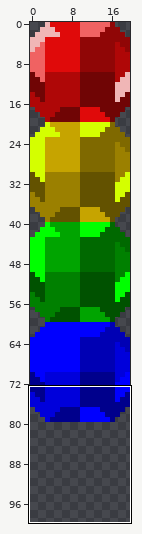
Two states of a sprite sheet, client/test/images/gems.png. Above: a wide view before the commit, with the close-up outlined.
Close-up. First the earlier version:
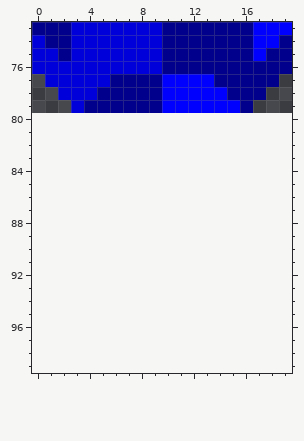
The file is 20x80 pixels. Shown: x 0..19, y 73..99. The old version is drawn lined up with the new one, on the new canvas.
After:
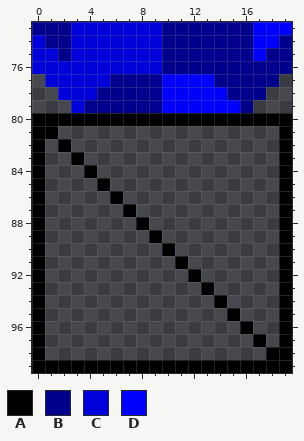
Palette (. is transparent): A #000000  B #00008c  C #0000db  D #0000ff
Edits made:
canvas 20x80 -> 20x100
@@ x 0..19 @@
  79 ...CBBBBBBDDDDDDB...
- 80 ....................
- 81 ....................
- 82 ....................
- 83 ....................
- 84 ....................
- 85 ....................
- 86 ....................
- 87 ....................
- 88 ....................
- 89 ....................
- 90 ....................
- 91 ....................
- 92 ....................
- 93 ....................
- 94 ....................
- 95 ....................
- 96 ....................
- 97 ....................
- 98 ....................
- 99 ....................
+ 80 AAAAAAAAAAAAAAAAAAAA
+ 81 AA.................A
+ 82 A.A................A
+ 83 A..A...............A
+ 84 A...A..............A
+ 85 A....A.............A
+ 86 A.....A............A
+ 87 A......A...........A
+ 88 A.......A..........A
+ 89 A........A.........A
+ 90 A.........A........A
+ 91 A..........A.......A
+ 92 A...........A......A
+ 93 A............A.....A
+ 94 A.............A....A
+ 95 A..............A...A
+ 96 A...............A..A
+ 97 A................A.A
+ 98 A.................AA
+ 99 AAAAAAAAAAAAAAAAAAAA
